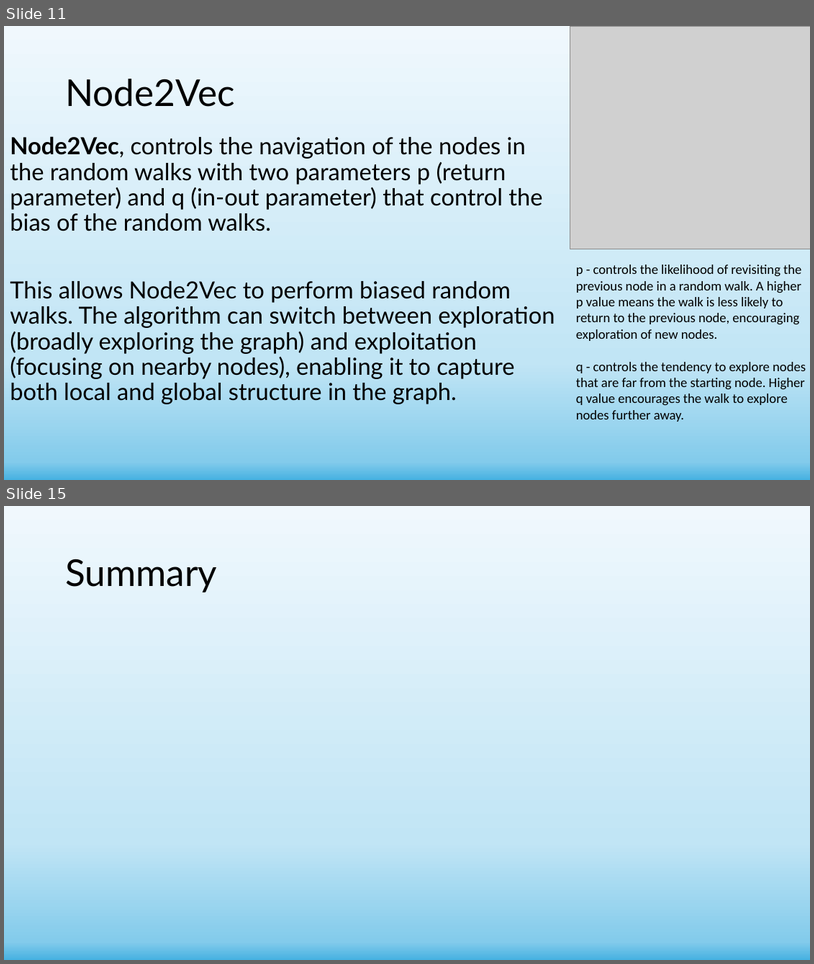
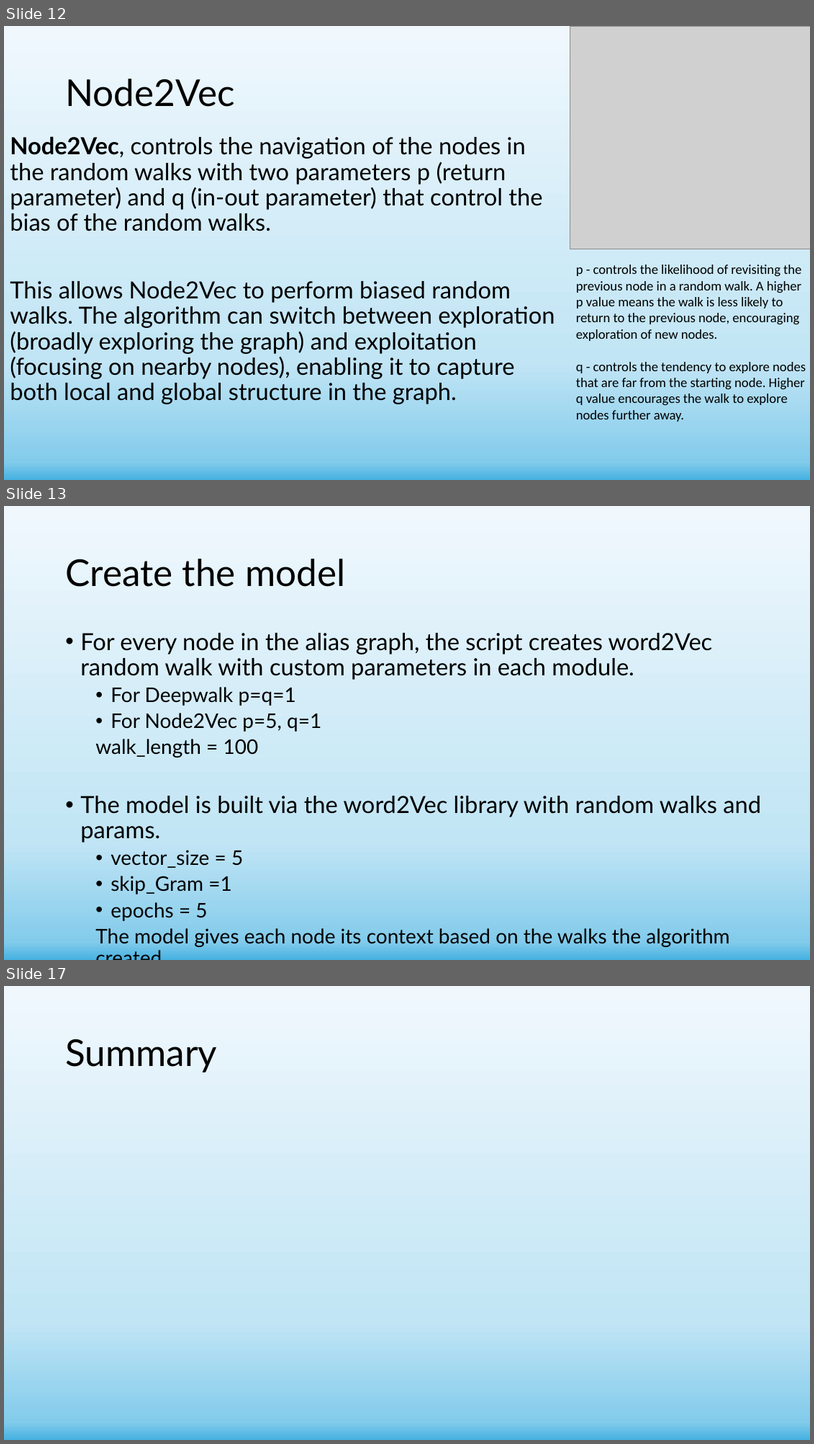
Before and after one commit to shachar700/Graph-Embedding, a slide deck: doc/Graph-Embedding Presentation.pptx. Shown one above the other, each under a label of ours: slides 11 and 15 before the commit, slides 12, 13 and 17 after it; the slides between them are not shown. The pictures are 814x964 and 814x1444 pixels, drawn with LibreOffice and Linux fonts; fonts in the diff are those of the drawing; grey boxes stand for pictures. Boxes give left, top, right and bottom in pixels: in the first picture for what was removed or moved away, otherwise in the second. Text is boxed around its words. In the diff, an @@ line names an element or a change of style, - is before the commit and + after.

```diff
--- a/doc/Graph-Embedding Presentation.pptx
+++ b/doc/Graph-Embedding Presentation.pptx
@@ slide 13 added at box(4, 506, 810, 960), background gradient #F0F8FD to #C1E5F5 to #83CBEB to #46B1E1 @@
@@ title added at box(65, 559, 345, 587), 44 pt, text #000000 @@
+Create the model
@@ text added at box(80, 633, 761, 947), 28 pt, text #000000 @@
+• For every node in the alias graph, the script creates word2Vec random walk with custom parameters in each module.
+  • For Deepwalk p=q=1
+  • For Node2Vec p=5, q=1
+  walk_length = 100
+• The model is built via the word2Vec library with random walks and params.
+  • vector_size = 5
+  • skip_Gram =1
+  • epochs = 5
+  The model gives each node its context based on the walks the algorithm created
@@ what was slide 11 is now slide 12 @@
@@ what was slide 15 is now slide 17 @@
```
Also in this commit, not shown: 5 slides changed, 1 other slide added, 9 other files.
